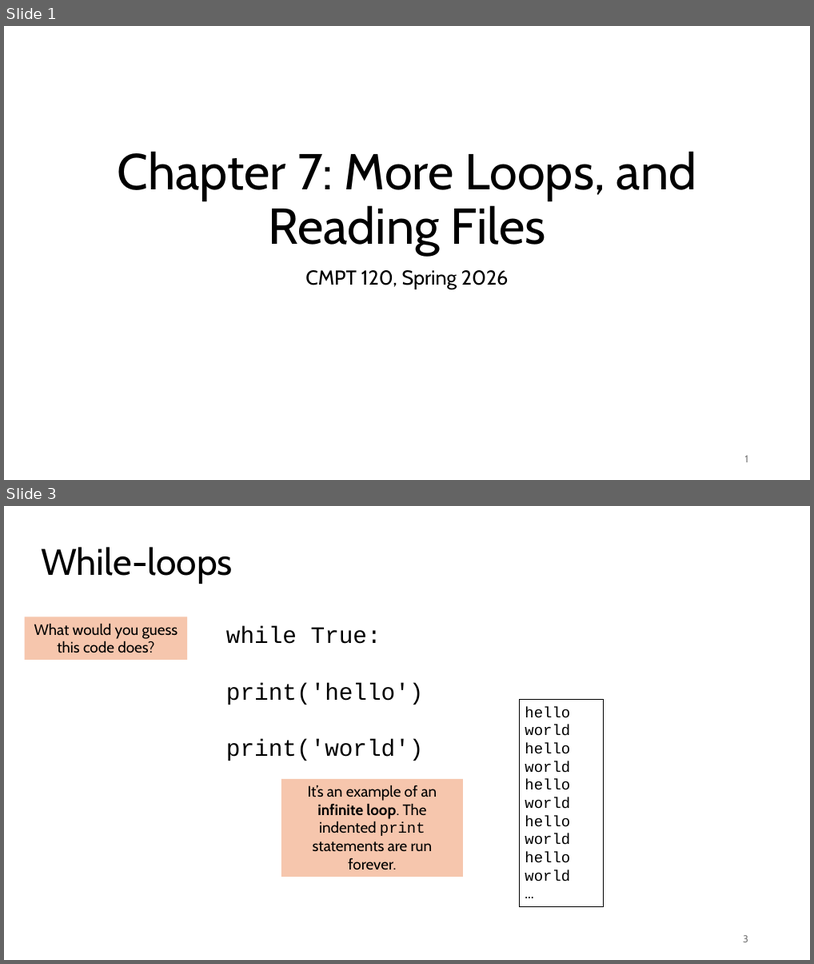
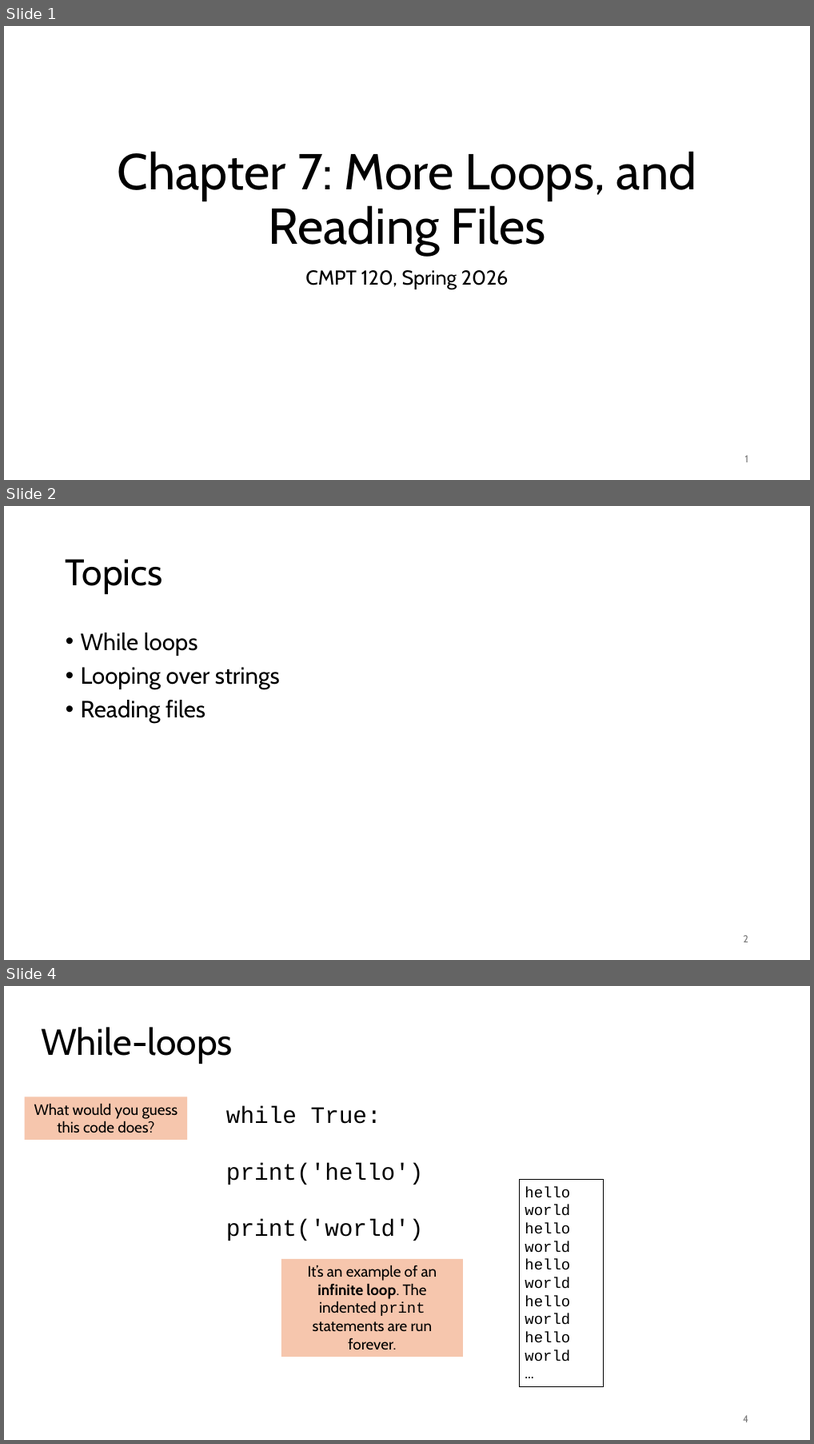
Before and after one commit to tjd1234/cmpt120spring2026, a slide deck: lecture_notes/chapter7/chapter7.pptx. Shown one above the other, each under a label of ours: slides 1 and 3 before the commit, slides 1, 2 and 4 after it; the slides between them are not shown. The pictures are 814x964 and 814x1444 pixels, drawn with LibreOffice and Linux fonts; fonts in the diff are those of the drawing. Boxes give left, top, right and bottom in pixels: in the first picture for what was removed or moved away, otherwise in the second. Text is boxed around its words. In the diff, an @@ line names an element or a change of style, - is before the commit and + after.

```diff
--- a/lecture_notes/chapter7/chapter7.pptx
+++ b/lecture_notes/chapter7/chapter7.pptx
@@ slide 2 added at (4,506,810,960), background #FFFFFF @@
@@ title added at (66,559,163,594), 44 pt, text #000000 @@
+Topics
@@ text added at (81,632,280,723), 28 pt, text #000000 @@
+• While loops
+• Looping over strings
+• Reading files
@@ page number added at (743,935,749,942), 12 pt, text #797979 @@
+2
@@ what was slide 3 is now slide 4 @@
@@ page number at (743,1415,749,1422): text changed @@
-3
+4
```
Also in this commit, not shown: 2 slides changed, 3 other files.
